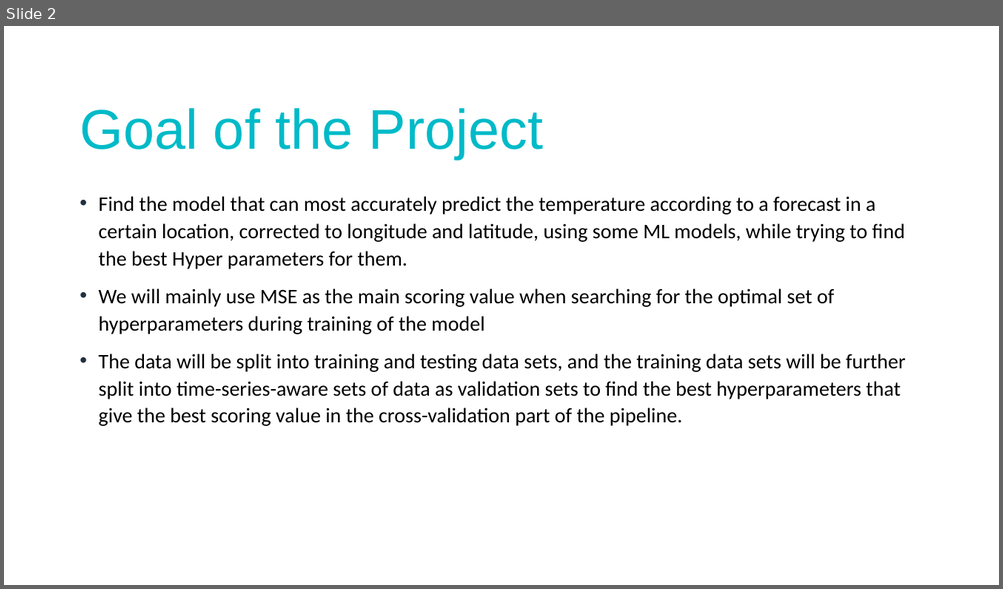
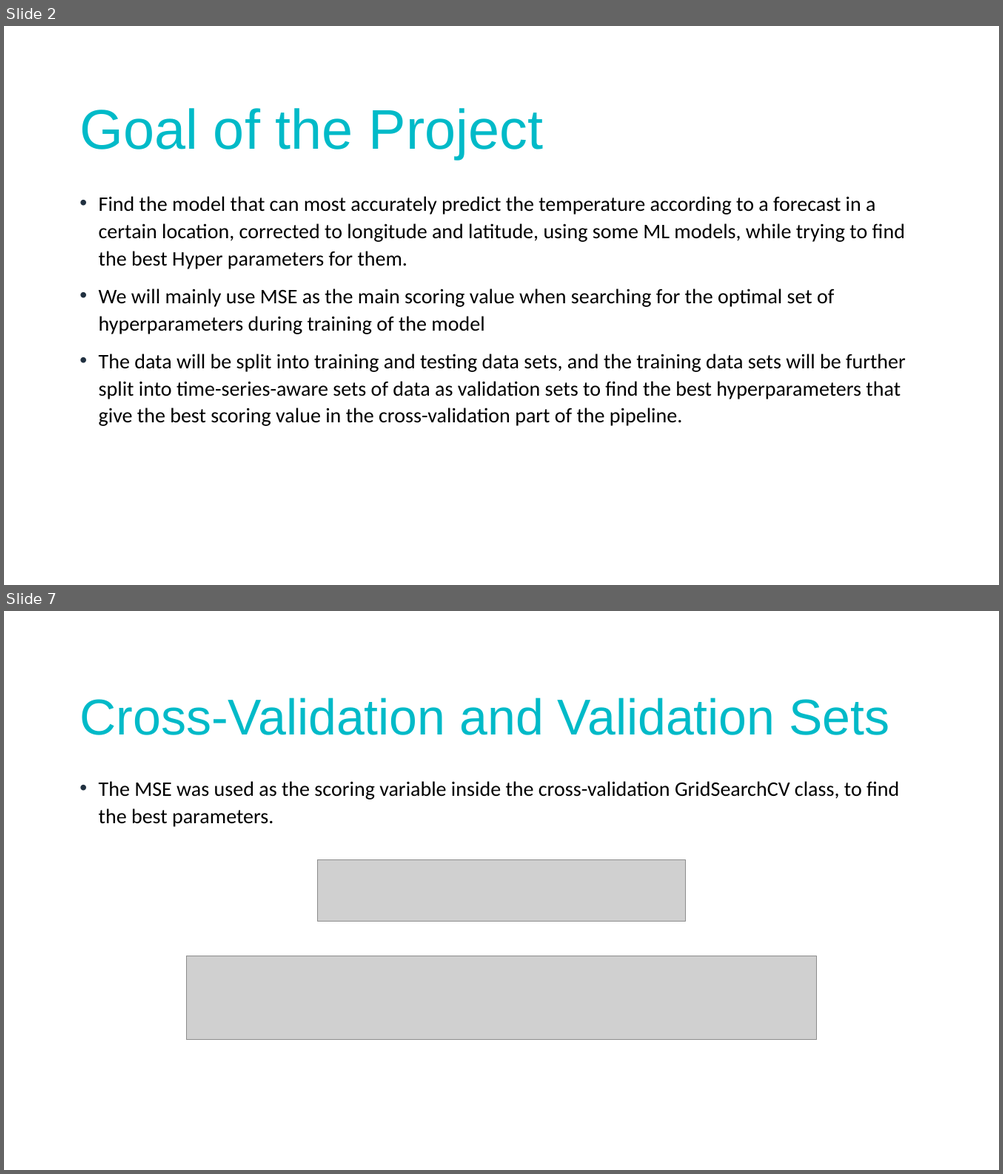
Before and after one commit to amajdalawi/TAIProject, a slide deck: Weather Forecasting Project.pptx. Shown one above the other, each under a label of ours: slide 2 before the commit, slides 2 and 7 after it; the slides between them are not shown. The pictures are 1003x589 and 1003x1174 pixels, drawn with LibreOffice and Linux fonts; fonts in the diff are those of the drawing; grey boxes stand for pictures. Boxes give left, top, right and bottom in pixels: in the first picture for what was removed or moved away, otherwise in the second. Text is boxed around its words. In the diff, an @@ line names an element or a change of style, - is before the commit and + after.

```diff
--- a/Weather Forecasting Project.pptx
+++ b/Weather Forecasting Project.pptx
@@ slide 7 added at (4, 611, 999, 1170), background #FFFFFF @@
@@ title added at (79, 698, 889, 735), 48.6 pt, text gradient #00BAC8 to #203040 @@
+Cross-Validation and Validation Sets
@@ text added at (99, 781, 899, 827), 20 pt, text #000000 @@
+• The MSE was used as the scoring variable inside the cross-validation GridSearchCV class, to find the best parameters.
@@ picture added at (317, 860, 686, 921) @@
@@ picture added at (186, 957, 817, 1041) @@
```
Also in this commit, not shown: 2 slides changed, 3 other slides added, 1 other file.
